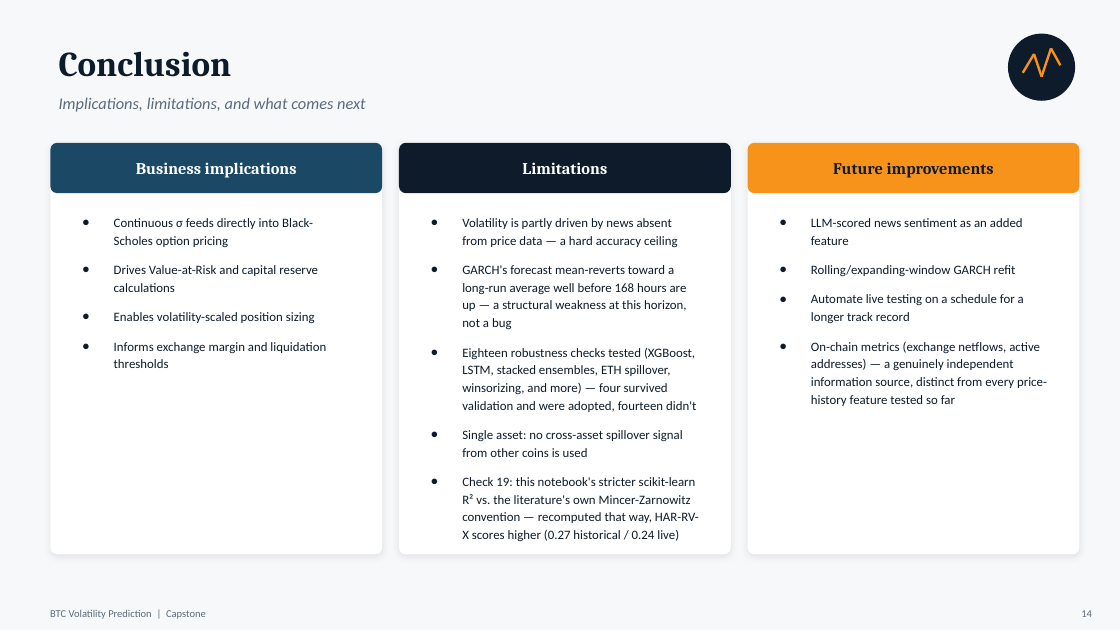
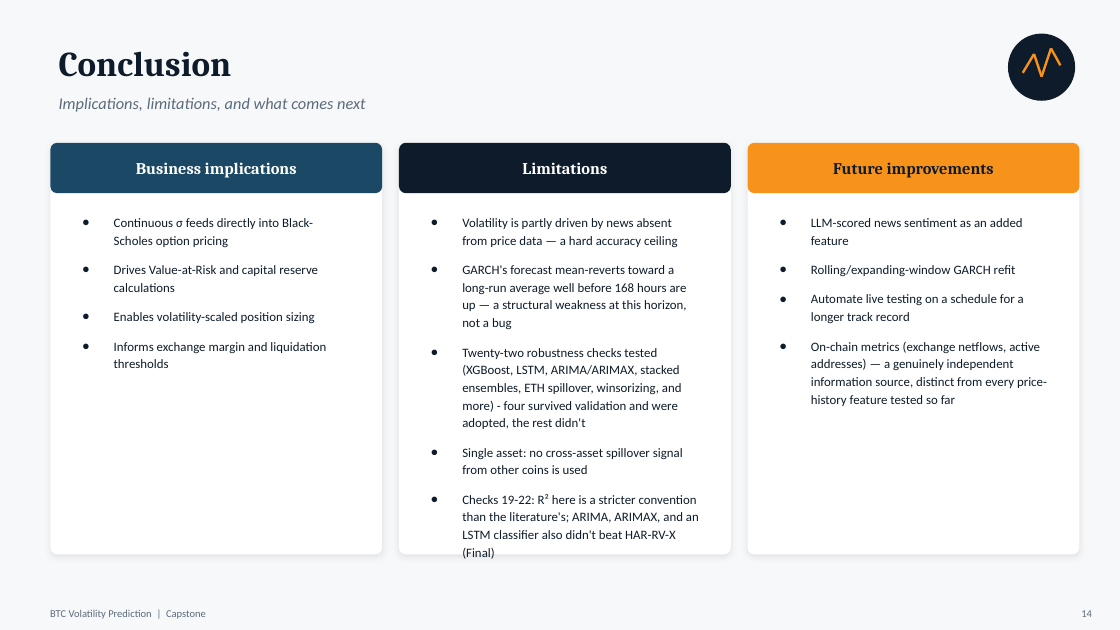
Before and after one commit to mhejairi10/bitcoin-volatility-prediction, a slide deck: slide 14 of presentation/capstone-btc-volatility.pptx. Drawn at 1120x630 pixels with LibreOffice and Linux fonts; fonts in the diff are those of the drawing. Boxes give left, top, right and bottom in pixels: in the first picture for what was removed or moved away, otherwise in the second. Text is boxed around its words. In the diff, an @@ line names an element or a change of style, - is before the commit and + after.

Commit message:
Propagate Checks 20-22 (ARIMA, ARIMAX, LSTM classifier) into report and deck
Report: three new paragraphs in Section 7.6 covering each check's setup,
result, and interpretation - including the LSTM classifier's below-
majority-baseline accuracy finding and its regime-shift diagnosis.

Deck: slide 14's robustness-check count updated to twenty-two, and the
standalone Check 19 bullet consolidated into a combined Checks 19-22
bullet to fit the card without overflow.

```diff
--- a/presentation/capstone-btc-volatility.pptx
+++ b/presentation/capstone-btc-volatility.pptx
@@ text at (462, 348, 682, 429): text changed @@
-● Eighteen robustness checks tested (XGBoost, LSTM, stacked ensembles, ETH spillover, winsorizing, and more) — four survived validation and were adopted, fourteen didn't
+● Twenty-two robustness checks tested (XGBoost, LSTM, ARIMA/ARIMAX, stacked ensembles, ETH spillover, winsorizing, and more) - four survived validation and were adopted, the rest didn't
@@ text at (462, 494, 699, 539): text changed @@
-● Check 19: this notebook's stricter scikit-learn R² vs. the literature's own Mincer-Zarnowitz convention — recomputed that way, HAR-RV-X scores higher (0.27 historical / 0.24 live)
+● Checks 19-22: R² here is a stricter convention than the literature's; ARIMA, ARIMAX, and an LSTM classifier also didn't beat HAR-RV-X (Final)
```
Also in this commit, not shown: 2 other files.
